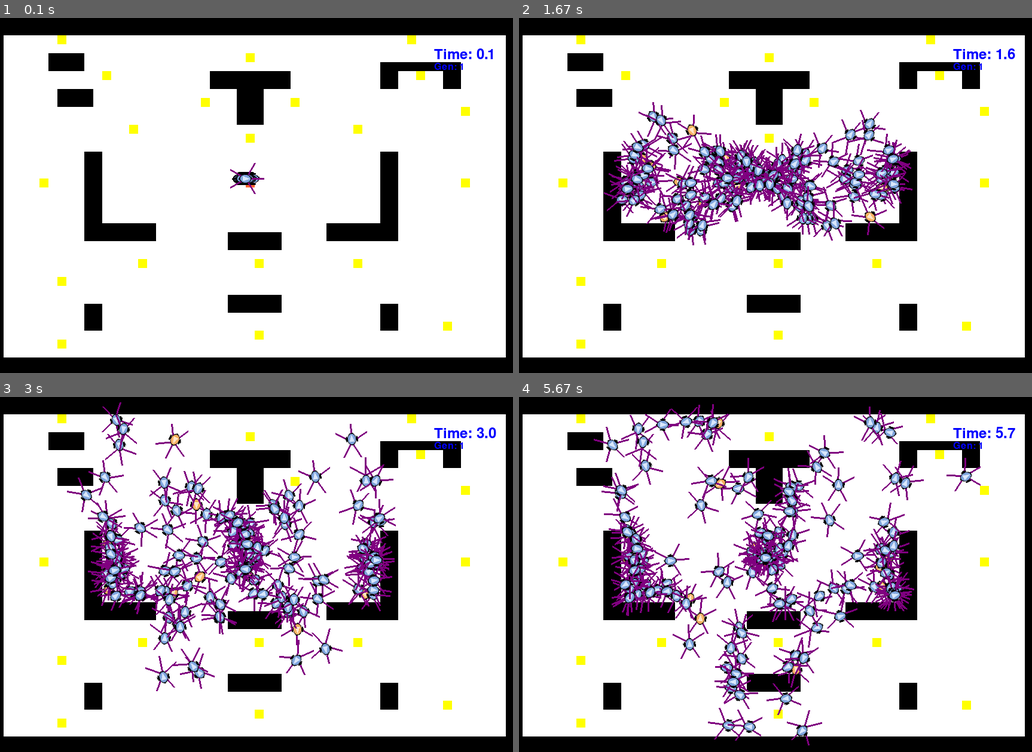
Above: before the commit, frames 1-4 (two rows, left to right).
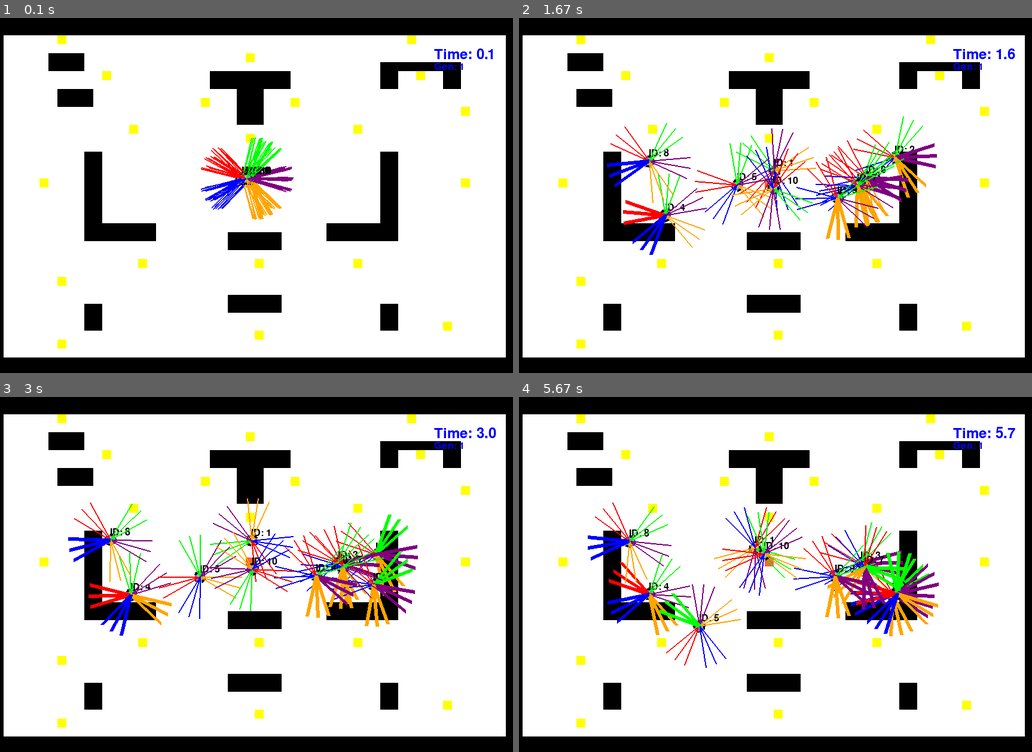
Above: after the commit, the same moments.

Repository: AnishJadoe/bioinspired
Game: pygame game, started from bioinspired/main.py
Two runs of this game, one before a commit and one after it. Both use one fixed random seed, a clock stepped at 60 frames per second and the inputs below.
Inputs:
- Up to frame 1 (0.1 s): no input
- Up to frame 2 (1.67 s): no input
- Up to frame 3 (3 s): no input
- Up to frame 4 (5.67 s): no input

The runs differ from the first frame. In frame 1, 1.6% of the frame differs, in the area x 39-58%, y 33-57%; in frame 2, 11%; in frame 3, 14%; in frame 4, 15%, in the area x 13-90%, y 2-99%.

Commit message:
now works without pygame line

Diff:
--- a/bioinspired/main.py
+++ b/bioinspired/main.py
@@ -8,9 +8,9 @@
 
 # seeds = [30,42,50,70,80,100]
 seeds = [30]
-epochs = 50
-time = 90* 1000 # milliseconds
-n_robots = 160
+epochs = 1
+time = 1000000000000* 1000 # milliseconds
+n_robots = 10
 ls_cross_rate = [1]
 ls_mut_rate = [0.6]
 
--- a/bioinspired/manual_mode.py
+++ b/bioinspired/manual_mode.py
@@ -2,7 +2,7 @@
 from src.world_map.txt_to_map import WorldMap
 from src.utility.run_simulation import manual_mode
 
-map = r"bioinspired\src\world_map\maps\H_map.txt"
+map = r"bioinspired\src\world_map\maps\test_map.txt"
 wm = WorldMap(skeleton_file=map, map_width=60, map_height=40, tile_size=15)
 
 manual_mode(wm)
--- a/bioinspired/plot_runs.py
+++ b/bioinspired/plot_runs.py
@@ -2,7 +2,7 @@
 from results.plot import plot_mean_results, plot_best_results, plot_aggregate_results
 
 
-FOLDER = r"saved_runs\n_robots_160"
+FOLDER = r"saved_runs\n_robots_150\epochs_20"
 GAs = []
 GAs = load_GAs(GAs,FOLDER)
 
--- a/bioinspired/results/plot.py
+++ b/bioinspired/results/plot.py
@@ -100,6 +100,7 @@
         tokens = [np.mean(GA.results[key]["tokens"]) for key in GA.results]
         cells_explored = [np.mean(GA.results[key]["cells_explored"]) for key in GA.results]
 
+        ax_fitness.hlines(max(fitness), 0,GA.epochs)
         ax_fitness.plot(x, fitness, label=f"Mutation rate = {GA.mut_rate}")
         ax_collision.plot(x, collisions, label=f"Mutation rate = {GA.mut_rate}")
         ax_abs_distance.plot(x, abs_distance, label=f"Mutation rate = {GA.mut_rate}")
@@ -202,6 +203,13 @@
         xlabel="Generation", ylabel="Fitness", title="Best Fitness Per Generation"
     )
 
+    fig_cells_explored, ax_cells_explored = plt.subplots()
+    ax_cells_explored.set(
+        xlabel="Generation",
+        ylabel="Most Cells Explored",
+        title="Most Cells Explored in Generation",
+    )
+
     fig_abs_distance, ax_abs_distance = plt.subplots()
     ax_abs_distance.set(
         xlabel="Generation",
@@ -225,22 +233,27 @@
     if type(GAs) != list:
         GAs = [GAs]
 
+    m2p =  3779.52
     for GA in GAs:
         x = range(0, GA.epochs)
         fitness = [np.max(GA.results[key]["fitness"]) for key in GA.results]
         collisions = [np.min(GA.results[key]["collisions"]) for key in GA.results]
-        abs_distance = [np.max(GA.results[key]["abs_dist"]) for key in GA.results]
+        abs_distance = [np.max(GA.results[key]["abs_dist"] ) / m2p for key in GA.results]
         tokens = [np.max(GA.results[key]["tokens"]) for key in GA.results]
+        cells_explored = [np.max(GA.results[key]["cells_explored"]) for key in GA.results]
+
 
         ax_fitness.plot(x, fitness, label=f"Mutation rate = {GA.mut_rate}")
+        ax_abs_distance.plot(x, abs_distance, label=f"Mutation rate = {GA.mut_rate}")
         ax_collision.plot(x, collisions, label=f"Mutation rate = {GA.mut_rate}")
-        ax_abs_distance.plot(x, abs_distance, label=f"Mutation rate = {GA.mut_rate}")
+        ax_cells_explored.plot(x, cells_explored, label=f"Mutation rate = {GA.mut_rate}")
         ax_token.plot(x, tokens, label=f"Mutation rate = {GA.mut_rate}")
 
     ax_fitness.legend()
     ax_collision.legend()
     ax_abs_distance.legend()
     ax_token.legend()
+    ax_cells_explored.legend()
     plt.show()
 
 def plot_top_20_results(GA: GeneticAlgorithmRunner):
--- a/bioinspired/single_run.py
+++ b/bioinspired/single_run.py
@@ -4,7 +4,7 @@
 from src.utility.run_simulation import single_agent_run
 from src.utility.functions import load_GAs
 
-FOLDER = r"saved_runs\n_robots_160"
+FOLDER = r"saved_runs\n_robots_150\epochs_20"
 wm = WorldMap(skeleton_file="bioinspired\src\world_map\maps\H_map.txt", map_width=60, map_height=40, tile_size=15)
 
 GAs = []
--- a/bioinspired/src/robot/robot.py
+++ b/bioinspired/src/robot/robot.py
@@ -79,8 +79,8 @@
             0,
             0,
         ]  # 1 tactile sensor (sensor[0]) and 5 ultrasound
-        self.sensor_range = 30
-        self.sensor_sweep = 10 # degrees
+        self.sensor_range = 70
+        self.sensor_sweep = 15 # degrees
         self.width = width
         self.length = width
         self.collision = 0
@@ -106,45 +106,47 @@
         self.sensor_on_img = pygame.transform.scale(self.sensor_on_img,(20,100))
         self.sensor_off_img = pygame.transform.scale(self.sensor_off_img,(20,100))
 
+    def _attitude(self):
+        return(self.x,self.y,math.degrees(self.theta))
     def draw_sensor_orientation(self,world):
         for i,sensor in enumerate(self.sensor[1:]):
             sensor_angle = self.sensor_spacing[i]
             pygame.draw.line(world, SENSOR_COLORS[i], (self.x, self.y),
-            (self.x+math.cos(self.theta- math.radians(sensor_angle))*self.sensor_range,
-            self.y+math.sin(self.theta- math.radians(sensor_angle))*self.sensor_range),width=2)
+            (self.x+math.cos(self.theta+math.radians(sensor_angle))*self.sensor_range,
+            self.y+math.sin(self.theta+math.radians(sensor_angle))*self.sensor_range),width=2)
 
             pygame.draw.line(world, SENSOR_COLORS[i], (self.x, self.y),
-            (self.x+math.cos(self.theta-math.radians(sensor_angle + self.sensor_sweep))*self.sensor_range,
-            self.y+math.sin(self.theta-math.radians(sensor_angle + self.sensor_sweep))*self.sensor_range),width=2)
+            (self.x+math.cos(self.theta+math.radians(sensor_angle + self.sensor_sweep))*self.sensor_range,
+            self.y+math.sin(self.theta+math.radians(sensor_angle + self.sensor_sweep))*self.sensor_range),width=2)
 
             pygame.draw.line(world, SENSOR_COLORS[i], (self.x, self.y),
-            (self.x+math.cos(self.theta-math.radians(sensor_angle - self.sensor_sweep))*self.sensor_range,
-            self.y+math.sin(self.theta-math.radians(sensor_angle - self.sensor_sweep))*self.sensor_range),width=2)
+            (self.x+math.cos(self.theta+math.radians(sensor_angle - self.sensor_sweep))*self.sensor_range,
+            self.y+math.sin(self.theta+math.radians(sensor_angle - self.sensor_sweep))*self.sensor_range),width=2)
 
     def draw_sensor_activation(self,world):
         for i,sensor in enumerate(self.sensor[1:]):
             if sensor:
                 sensor_angle = self.sensor_spacing[i]
                 pygame.draw.line(world, SENSOR_COLORS[i], (self.x, self.y),
-                (self.x+math.cos(self.theta- math.radians(sensor_angle))*self.sensor_range,
-                self.y+math.sin(self.theta- math.radians(sensor_angle))*self.sensor_range),width=6)
+                (self.x+math.cos(self.theta+math.radians(sensor_angle))*self.sensor_range,
+                self.y+math.sin(self.theta+math.radians(sensor_angle))*self.sensor_range),width=6)
 
                 pygame.draw.line(world, SENSOR_COLORS[i], (self.x, self.y),
-                (self.x+math.cos(self.theta-math.radians(sensor_angle + self.sensor_sweep))*self.sensor_range,
-                self.y+math.sin(self.theta-math.radians(sensor_angle + self.sensor_sweep))*self.sensor_range),width=6)
+                (self.x+math.cos(self.theta+math.radians(sensor_angle + self.sensor_sweep))*self.sensor_range,
+                self.y+math.sin(self.theta+math.radians(sensor_angle + self.sensor_sweep))*self.sensor_range),width=6)
 
                 pygame.draw.line(world, SENSOR_COLORS[i], (self.x, self.y),
-                (self.x+math.cos(self.theta-math.radians(sensor_angle - self.sensor_sweep))*self.sensor_range,
-                self.y+math.sin(self.theta-math.radians(sensor_angle - self.sensor_sweep))*self.sensor_range),width=6)
+                (self.x+math.cos(self.theta+math.radians(sensor_angle - self.sensor_sweep))*self.sensor_range,
+                self.y+math.sin(self.theta+math.radians(sensor_angle - self.sensor_sweep))*self.sensor_range),width=6)
 
     def debug_theta(self,world):
         font = pygame.font.SysFont(None, 24)
         img = font.render(f'theta: {round(math.degrees(self.theta),1)}', True, (0,0,0))
         world.blit(img,(self.x,self.y))
-        img = font.render(f'vr: {round(self.vr,2)}' , True, (0,0,0))
-        world.blit(img,(400,300))
-        img = font.render(f'vl: {round(self.vl,2)}', True, (0,0,0))
-        world.blit(img,(400,200))
+        # img = font.render(f'vr: {round(self.vr,2)}' , True, (0,0,0))
+        # world.blit(img,(400,300))
+        # img = font.render(f'vl: {round(self.vl,2)}', True, (0,0,0))
+        # world.blit(img,(400,200))
         pygame.draw.line(world, RED, (self.x, self.y),
         (self.x+math.cos(self.theta)*self.sensor_range,
         self.y+math.sin(self.theta)*self.sensor_range),width=2)
@@ -165,11 +167,13 @@
         img = font.render(f'Visited Cells: {len(self.visited_cells)}', True, (0,0,0))
         world.blit(img,(self.x,self.y))
 
-    def draw_robot(self,world):
-
+    def draw_robot(self,world, debug=False):
+        font = pygame.font.SysFont(None, 24)
         self.trans_img = pygame.transform.rotozoom(self.base_img,
                                                  math.degrees(-self.theta), 1)
         self.hitbox = self.trans_img.get_rect(center=(self.x, self.y))
+        img = font.render(f'ID: {self.id}', True, (0,0,0))
+        world.blit(img,(self.x,self.y-20))
         world.blit(self.trans_img, self.hitbox)
 
     def draw_robot_bb(self,world):
@@ -183,41 +187,47 @@
         # self.draw_visited_cells(world)
         # self.draw_robot_bb(world)
         #self.debug_token(world)
-        # self.draw_sensor_orientation(world)
-        # self.draw_sensor_activation(world)
+        self.draw_sensor_orientation(world)
+        self.draw_sensor_activation(world)
         # self.debug_theta(world)
         # self.draw_token(world)
 
-    # def update_sensors(self, nearby_obstacles):
-    #         self.sensor = [0, 0, 0, 0, 0, 0]
-    #         for obstacle in nearby_obstacles:
-    #             dist_to_wall = calc_distance((self.x, self.y), (obstacle.x, obstacle.y))
-    #             if dist_to_wall-self.width <= self.sensor_range:
-    #                 angle_w_wall = calc_angle((self.x, self.y), (obstacle.x, obstacle.y))
-    #                 relative_angle = math.degrees(self.theta - angle_w_wall)
-
-    #                 for i, sensor_angle in enumerate(self.sensor_spacing):
-    #                     sensor_start = (sensor_angle - self.sensor_sweep)
-    #                     sensor_end = (sensor_angle + self.sensor_sweep)
-    #                     if sensor_start <= relative_angle < sensor_end:
-    #                         print(f"Sensor {i}: {sensor_start} <= {relative_angle} < {sensor_angle}")
-    #                         self.sensor[i + 1] = 1
-
-    #         return
-
-
-    def update_sensors(self, nearby_obstacles, world_map:WorldMap):
-        self.sensor = [0, 0, 0, 0, 0, 0]
-        start_point = (self.x,self.y)
-        sensors = [pygame.draw.line(world_map.surf,PURPLE,start_point,
-                            (self.x+math.cos(self.theta-math.radians(spacing))*self.sensor_range,
-                            self.y+math.sin(self.theta-math.radians(spacing))*self.sensor_range), width=3) for spacing in self.sensor_spacing]
-
-        for i in range(len(self.sensor)-1):
-            walls_near = sensors[i].collidelist(nearby_obstacles)
-            if walls_near > 0:
-                self.sensor[i+1] = 1
-        return
+    def update_sensors(self, nearby_obstacles, world_map):
+            tile_size = world_map.tile_size
+            self.sensor = [0, 0, 0, 0, 0, 0]
+            for obstacle in nearby_obstacles:
+                dist_to_wall = calc_distance((self.x, self.y), (obstacle.x, obstacle.y))
+                if dist_to_wall <= self.sensor_range:
+                    # Testing
+                    v1 = (math.cos(self.theta), math.sin(self.theta))
+                    v2 = (obstacle.x - self.x, obstacle.y - self.y)
+                    relative_angle = calc_angle(v1,v2)
+
+                    for i, sensor_angle in enumerate(self.sensor_spacing):
+
+                        sensor_start = (sensor_angle - self.sensor_sweep)
+                        sensor_end = (sensor_angle + self.sensor_sweep)
+                        if sensor_start <= math.degrees(relative_angle) < sensor_end:
+                            # pygame.draw.rect(world_map.surf, SENSOR_COLORS[i], obstacle)
+                            # pygame.draw.line(world_map.surf,SENSOR_COLORS[i],(self.x,self.y),(obstacle.x,obstacle.y), width=3)
+                            self.sensor[i + 1] = 1
+                            break
+
+            return
+
+
+    # def update_sensors(self, nearby_obstacles, world_map:WorldMap):
+    #     self.sensor = [0, 0, 0, 0, 0, 0]
+    #     start_point = (self.x,self.y)
+    #     sensors = [pygame.draw.line(world_map.surf,PURPLE,start_point,
+    #                         (self.x+math.cos(self.theta-math.radians(spacing))*self.sensor_range,
+    #                         self.y+math.sin(self.theta-math.radians(spacing))*self.sensor_range), width=3) for spacing in self.sensor_spacing]
+
+    #     for i in range(len(self.sensor)-1):
+    #         walls_near = sensors[i].collidelist(nearby_obstacles)
+    #         if walls_near > 0:
+    #             self.sensor[i+1] = 1
+    #     return
 
 
     def get_collision(self, nearby_obstacles):
@@ -284,8 +294,8 @@
         self.omega = (self.vl - self.vr) / self.w
         self.theta += self.omega * dt
 
-        if abs(self.theta) >= 2*math.pi:
-            self.theta = 0
+        if self.theta >= math.pi:
+            self.theta = -math.pi
         wall_elasticity = 0.5
         if self.sensor[0]:
             # Approach wall from Top Left
@@ -332,7 +342,7 @@
         return
 
     def get_reward(self):
-        return (self.dist_travelled/self.m2p) + 75*self.token + 5*len(self.visited_cells) - self.collision/100
+        return (self.dist_travelled/self.m2p) + 2.5*self.token + 0.05*len(self.visited_cells) - self.collision*0.05
 
     # def get_reward(self):
     #     return (self.dist_travelled/self.m2p) * (1+self.token) - (self.collision/len(self.visited_cells))
--- a/bioinspired/src/utility/functions.py
+++ b/bioinspired/src/utility/functions.py
@@ -49,7 +49,7 @@
     return dist
 
 
-def calc_angle(coord1, coord2):
+def calc_angle(v1, v2):
     """Calculate the orientation of 2 points with respect to eachother
 
     Args:
@@ -59,10 +59,21 @@
     Returns:
         orient (float)
     """
-    if coord1[0] == coord2[0]:
-        # If the points are at the same location there is no angle
-        orient = 0
-    else:
-        orient = math.tan((coord1[1] - coord2[1]) / (coord1[0] - coord2[0]))
+
+    # normalize both direction vectors
+    v1 = v1 / np.linalg.norm(v1)
+    v2 = v2 / np.linalg.norm(v2)
+    orient = math.acos(np.dot(v1,v2))
+    sign = np.cross(v1,v2)
+    if sign < 0:
+        orient *= -1
+    if sign > 0:
+            orient *= 1
+    if sign == 0:
+        if sign == -1:
+            orient = math.pi
+        else:
+            orient = 0
+
 
     return orient
--- a/bioinspired/src/utility/run_simulation.py
+++ b/bioinspired/src/utility/run_simulation.py
@@ -63,9 +63,13 @@
     lasttime = pygame.time.get_ticks()
     loadtime = lasttime
     print(f"Loading took: {loadtime/1000} seconds")
+    running = True
     # Simulation loop
-    while pygame.time.get_ticks() <= (time+loadtime):
+    while pygame.time.get_ticks() <= (time+loadtime) and running:
         clock.tick(20)
+        for event in pygame.event.get():
+            if event.type == pygame.QUIT:
+                running = False
         dt = (pygame.time.get_ticks() - lasttime) / 1000
 
         # Update frame by redrawing everything
--- /dev/null
+++ b/bioinspired/src/world_map/maps/test_map.txt
@@ -0,0 +1,40 @@
+************************************************************
+************************************************************
+**------T--------------------------------------T----------**
+**--------------------------------------------------------**
+**---------------------------T----------------------------**
+**--------------------------------------------------------**
+**-----------T----------------------------------T---------**
+**--------------------------------------------------------**
+**--------------------------------------------------------**
+**----------------------T---------T-----------------------**
+**---------------------------------------------------T----**
+**--------------------------------------------------------**
+**--------------T------------------------T----------------**
+**---------------------------T----------------------------**
+**--------------------------------------------------------**
+**---------------------------*----------------------------**
+**--------------------------------------------------------**
+**--------------------------------------------------------**
+**----T-----------------*----S----*------------------T----**
+**--------------------------------------------------------**
+**--------------------------------------------------------**
+**---------------------------*----------------------------**
+**--------------------------------------------------------**
+**--------------------------------------------------------**
+**--------------------------------------------------------**
+**--------------------------------------------------------**
+**--------------------------------------------------------**
+**---------------T------------T----------T----------------**
+**--------------------------------------------------------**
+**------T-------------------------------------------------**
+**--------------------------------------------------------**
+**--------------------------------------------------------**
+**--------------------------------------------------------**
+**--------------------------------------------------------**
+**-------------------------------------------------T------**
+**----------------------------T---------------------------**
+**------T-------------------------------------------------**
+**--------------------------------------------------------**
+************************************************************
+************************************************************
